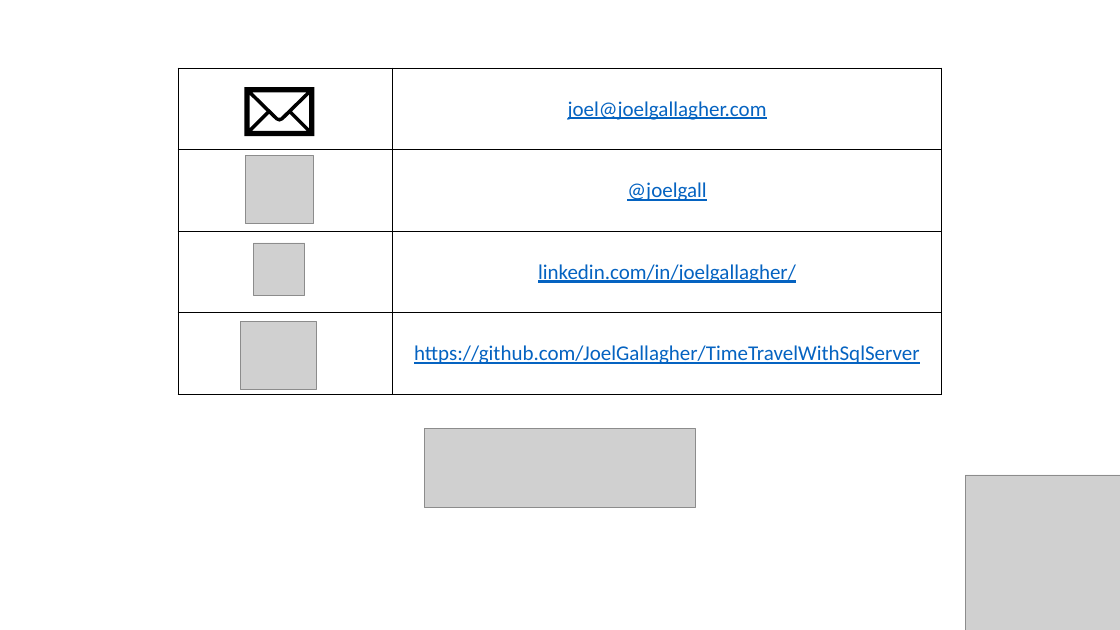
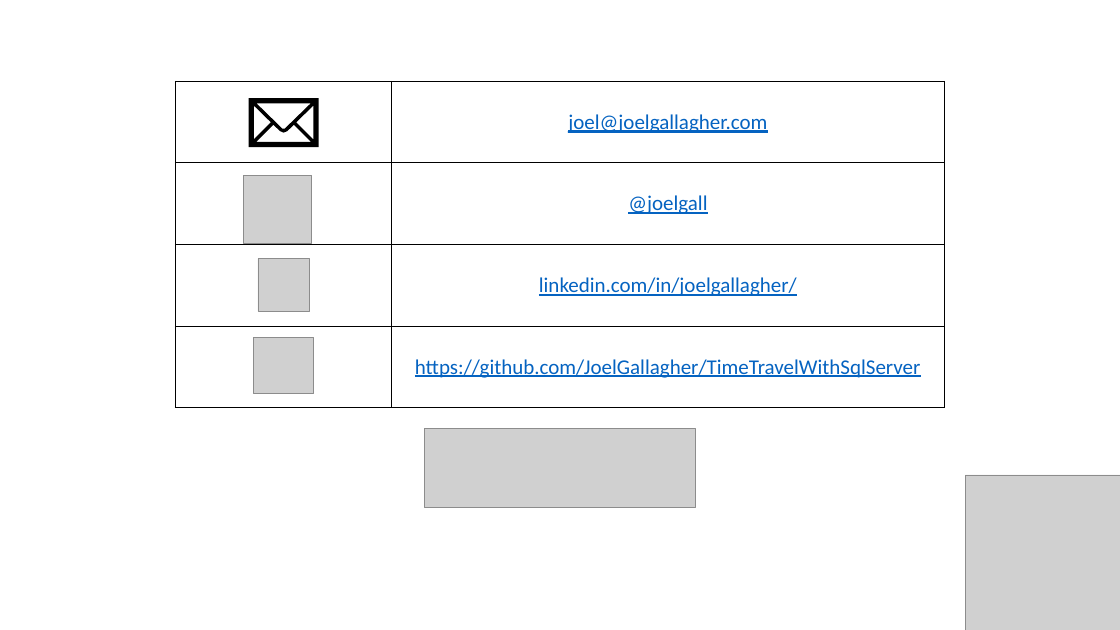
Before and after one commit to JoelGallagher/TimeTravelWithSqlServer, a slide deck: slide 2 of TimeTravelWithSQLServer.pptx. Drawn at 1120x630 pixels with LibreOffice and Linux fonts; fonts in the diff are those of the drawing; grey boxes stand for pictures. Boxes give left, top, right and bottom in pixels: in the first picture for what was removed or moved away, otherwise in the second. Text is boxed around its words. In the diff, an @@ line names an element or a change of style, - is before the commit and + after.

```diff
--- a/TimeTravelWithSQLServer.pptx
+++ b/TimeTravelWithSQLServer.pptx
@@ table: place and size @@
-table at <box>178,68,942,395</box>
+table at <box>176,82,945,408</box>
@@ freeform shape: place and size @@
-freeform shape at <box>245,87,314,136</box>
+freeform shape at <box>249,98,318,147</box>
@@ picture: place and size @@
-picture at <box>245,155,313,223</box>
+picture at <box>244,175,312,243</box>
@@ picture: place and size @@
-picture at <box>254,243,305,295</box>
+picture at <box>258,259,309,311</box>
@@ picture: place and size @@
-picture at <box>240,321,316,389</box>
+picture at <box>254,337,314,394</box>
```
Also in this commit, not shown: 15 other slides changed, 4 slides added, 2 slides removed.
